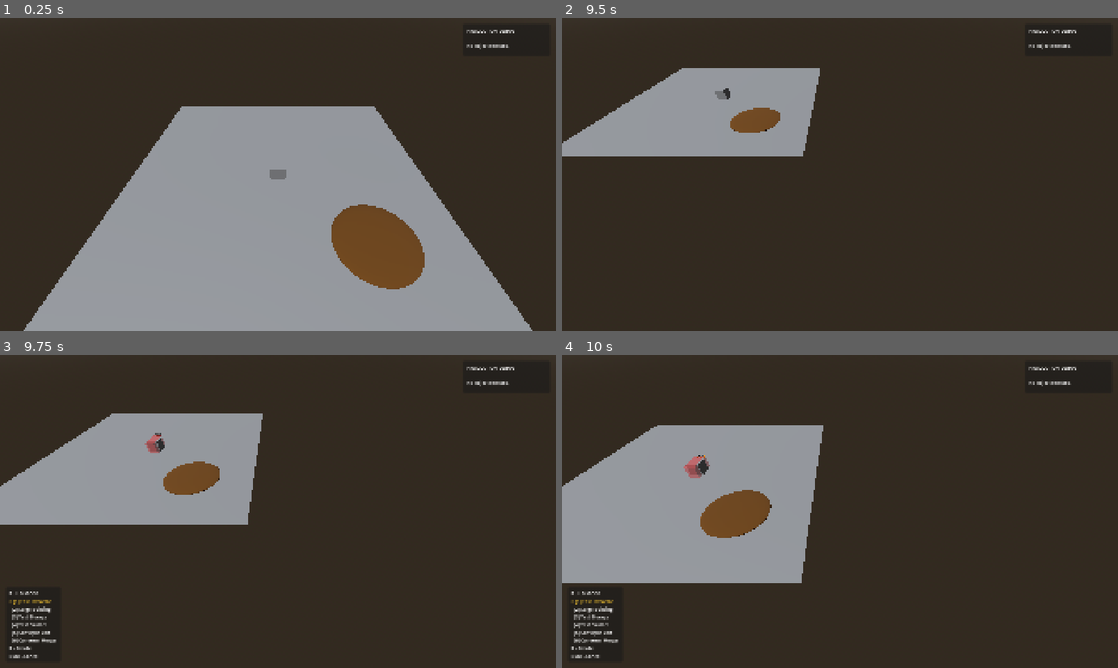
Above: before the commit, frames 1-4 (two rows, left to right).
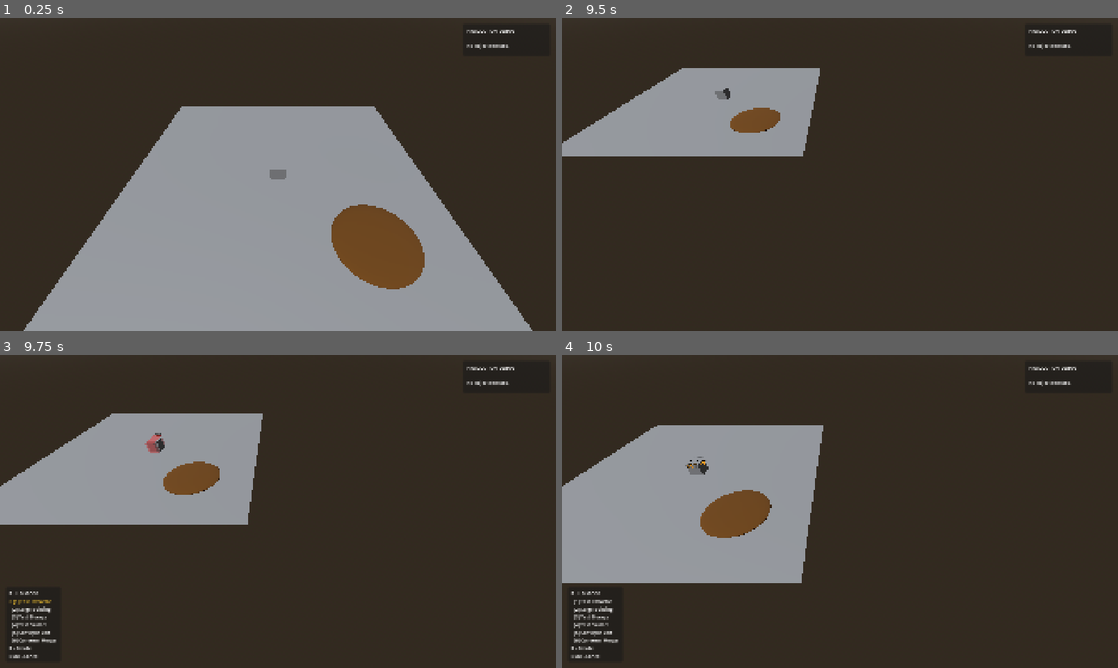
Above: after the commit, the same moments.

Repository: ChrisGiggleman/industrial-warfare
Game: Godot game, scene res://scenes/core/main.tscn
The game is run twice, just before and just after one commit, with the same random seed, the same clock (stepped at 60 frames per second) and the same inputs.
Inputs (mouse positions are in pixels of both pictures, inside the frame that each line leads up to):
- Up to frame 1 (0.25 s): no input
- Up to frame 2 (9.5 s): tap Enter at 0.5 s; move the mouse to (962, 158) at 0.52 s; hold D (move_right) 0.53-1.28 s; tap 7 at 0.6, 1.55, 2.3, 3.05, 3.8, 4.55, 5.3, 6.05, 6.8, 7.55, 8.3, 9.05 s; move the mouse to (728, 190) at 1.27 s; hold S (move_backward) 1.28-2.03 s; tap Mouse wheel up (camera_zoom_in) at 1.35 s; move the mouse to (895, 105) at 2.02 s; hold D (move_right) 2.03-2.78 s; hold Mouse wheel down (camera_zoom_out) 2.03-2.78 s; move the mouse to (812, 237) at 2.77 s; hold W (move_forward) 2.78-3.53 s; tap Delete (demolish_selected) at 2.85 s; move the mouse to (1006, 221) at 3.52 s; press the mouse at (1006, 221) at 3.53 s; hold A (move_left) 3.53-5.03 s; move the mouse to (673, 127) at 4.27 s; release the mouse at (673, 127) at 4.28 s; tap R (rotate_placement) at 4.35 s; move the mouse to (867, 174) at 5.02 s; hold S (move_backward) 5.03-5.78 s; hold Right mouse button (secondary_action) 5.03-5.78 s; move the mouse to (756, 96) at 5.77 s; hold D (move_right) 5.78-6.53 s; tap 1 (select_building_1) at 5.85 s; move the mouse to (962, 158) at 6.52 s; hold W (move_forward) 6.53-7.28 s; hold 2 (select_building_2) 6.53-7.28 s; move the mouse to (728, 190) at 7.27 s; hold D (move_right) 7.28-8.03 s; tap 3 (select_building_3) at 7.35 s; move the mouse to (895, 105) at 8.02 s; hold S (move_backward) 8.03-8.78 s; hold 4 (select_building_4) 8.03-8.78 s; move the mouse to (812, 237) at 8.77 s; hold A (move_left) from 8.78 s (still down); tap 5 (select_building_5) at 8.85 s
- Up to frame 3 (9.75 s): move the mouse to (444, 558) at 9.52 s; release A (move_left) at 9.53 s; hold W (move_forward) from 9.53 s (still down); hold B (toggle_placement_mode) from 9.53 s (still down)
- Up to frame 4 (10 s): keep holding W (move_forward); keep holding B (toggle_placement_mode); tap 7 at 9.8 s

Frames 1-3 are identical in both runs. In frame 4, 0.3% of the frame differs, in the area x 1-27%, y 32-80%.

Commit message:
Add 1x1 splitter as build slot 7 and display in construction menu

Diff:
--- a/scripts/world_interaction.gd
+++ b/scripts/world_interaction.gd
@@ -311,6 +311,16 @@
 			and (event.physical_keycode == KEY_6 or event.keycode == KEY_6)
 		):
 			_select_building(5)
+			return
+
+		# CHAT 08.3G-3K — 1x1 Splitter in build slot 7
+		if (
+			event is InputEventKey
+			and event.pressed
+			and not event.echo
+			and (event.physical_keycode == KEY_7 or event.keycode == KEY_7)
+		):
+			_select_building(6)
 			return
 
 		if event.is_action_pressed("rotate_placement"):
